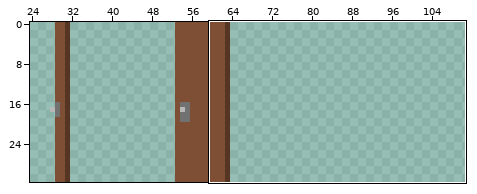
Two states of a pixel-art file, Assets/Artwork/Doors.aseprite. Above: a wide view before the commit, with the close-up outlined.
Close-up. The starting point:
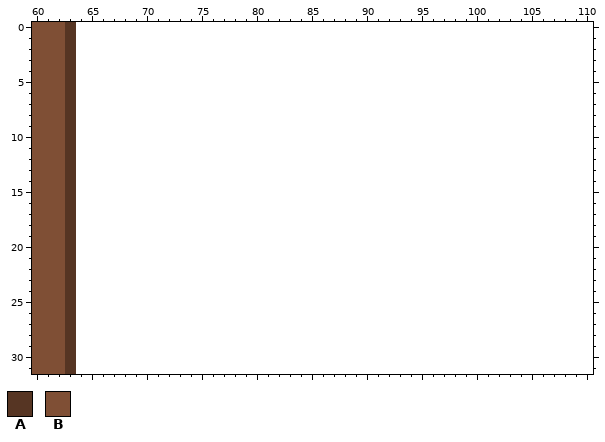
64x32 pixels, 1 frame. Shown: x 60..110, y 0..31. The old version is drawn lined up with the new one, on the new canvas. The wide view leaves out empty margins.
Palette (. is transparent): A #563523  B #7f4f35
Pixels before, first column x 60:
 0 BBBA
 1 BBBA
 2 BBBA
 3 BBBA
 4 BBBA
 5 BBBA
 6 BBBA
 7 BBBA
 8 BBBA
 9 BBBA
10 BBBA
11 BBBA
12 BBBA
13 BBBA
14 BBBA
15 BBBA
16 BBBA
17 BBBA
18 BBBA
19 BBBA
20 BBBA
21 BBBA
22 BBBA
23 BBBA
24 BBBA
25 BBBA
26 BBBA
27 BBBA
28 BBBA
29 BBBA
30 BBBA
31 BBBA
New version:
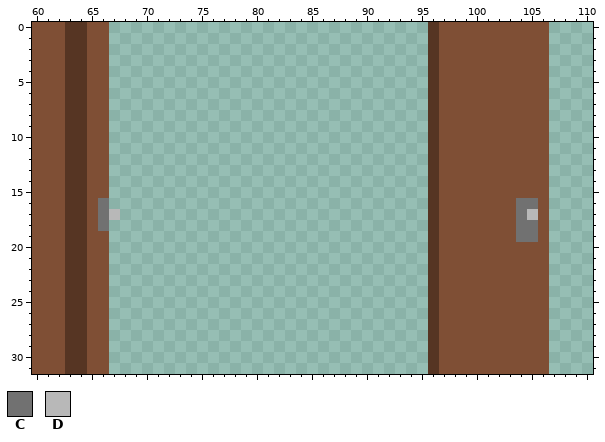
Colours new in this view: C #717171  D #b8b8b8
From old to new:
canvas 64x32 -> 128x32
Changed rows in their new state; - is an unchanged pixel.
first column x 64:
 0 ABB-----------------------------ABBBBBBBBBB
 1 ABB-----------------------------ABBBBBBBBBB
 2 ABB-----------------------------ABBBBBBBBBB
 3 ABB-----------------------------ABBBBBBBBBB
 4 ABB-----------------------------ABBBBBBBBBB
 5 ABB-----------------------------ABBBBBBBBBB
 6 ABB-----------------------------ABBBBBBBBBB
 7 ABB-----------------------------ABBBBBBBBBB
 8 ABB-----------------------------ABBBBBBBBBB
 9 ABB-----------------------------ABBBBBBBBBB
10 ABB-----------------------------ABBBBBBBBBB
11 ABB-----------------------------ABBBBBBBBBB
12 ABB-----------------------------ABBBBBBBBBB
13 ABB-----------------------------ABBBBBBBBBB
14 ABB-----------------------------ABBBBBBBBBB
15 ABB-----------------------------ABBBBBBBBBB
16 ABC-----------------------------ABBBBBBBCCB
17 ABCD----------------------------ABBBBBBBCDB
18 ABC-----------------------------ABBBBBBBCCB
19 ABB-----------------------------ABBBBBBBCCB
20 ABB-----------------------------ABBBBBBBBBB
21 ABB-----------------------------ABBBBBBBBBB
22 ABB-----------------------------ABBBBBBBBBB
23 ABB-----------------------------ABBBBBBBBBB
24 ABB-----------------------------ABBBBBBBBBB
25 ABB-----------------------------ABBBBBBBBBB
26 ABB-----------------------------ABBBBBBBBBB
27 ABB-----------------------------ABBBBBBBBBB
28 ABB-----------------------------ABBBBBBBBBB
29 ABB-----------------------------ABBBBBBBBBB
30 ABB-----------------------------ABBBBBBBBBB
31 ABB-----------------------------ABBBBBBBBBB
